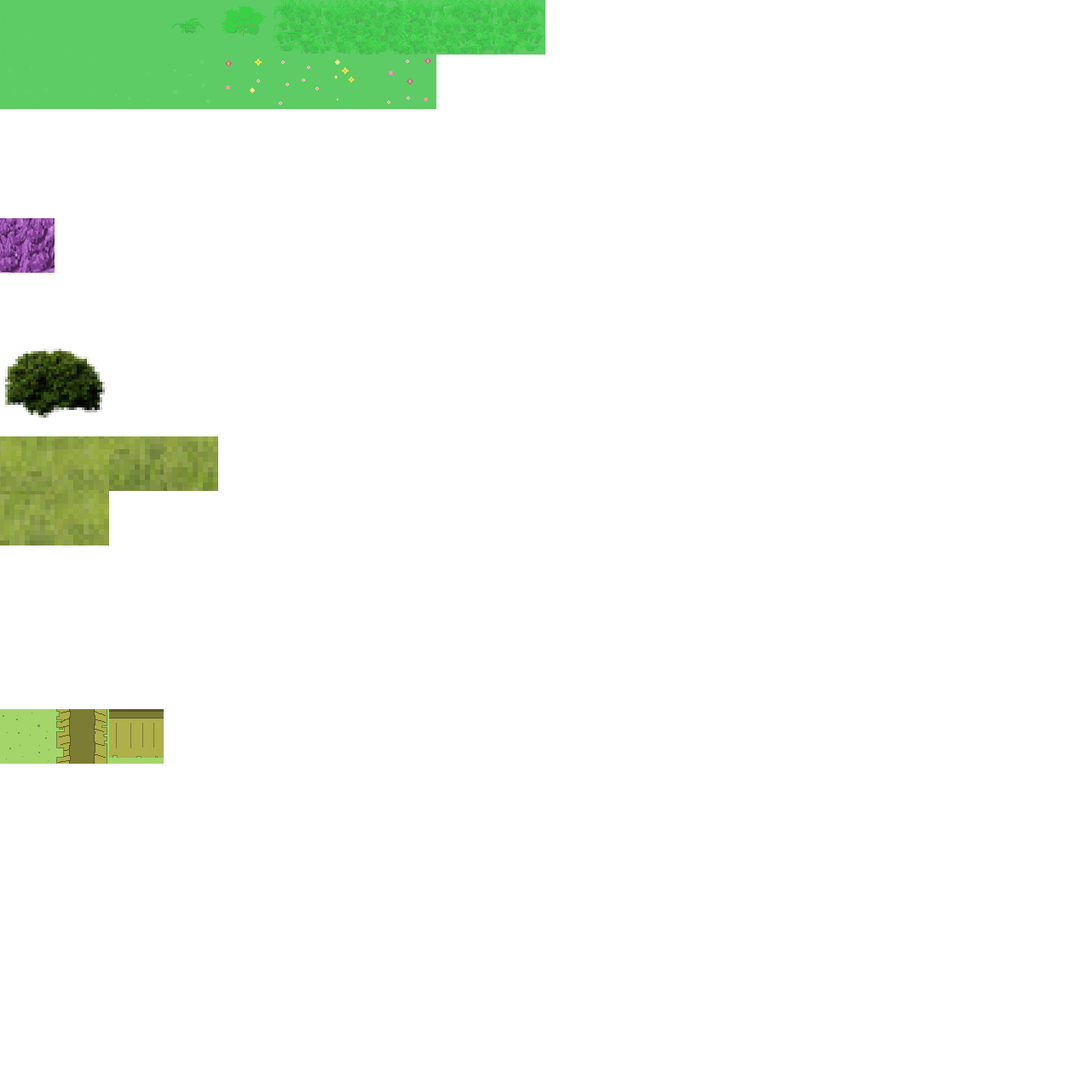
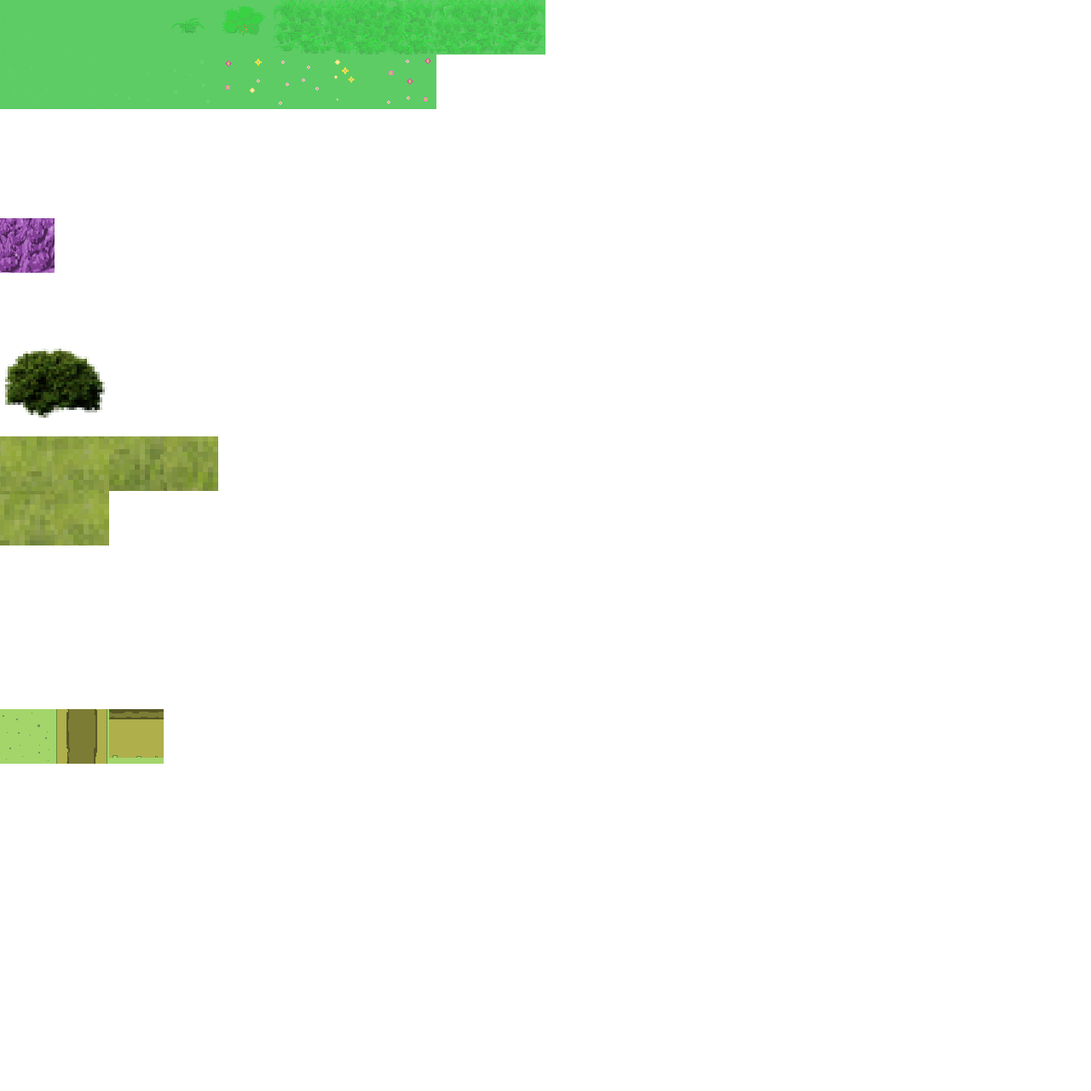
Revision of a layered 1091 x 1091 image; what changed, layer by layer:
painted on "Paint Layer 1 Merged" over [56,709,164,765]
